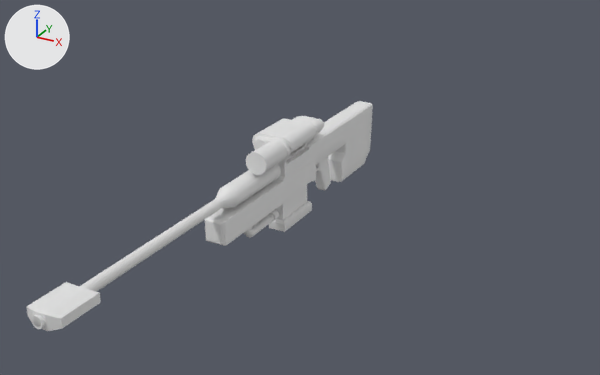
Before and after pictures for a commit that changed the Blender file srcs/meshs/Sniper_01.blend.
The view is the same before and after, from a camera (50 mm lens) standing at (1.6, -8.61, 3.84) and looking at (-3.21, 0.12, -0.52). Arrows for +X, +Y and +Z are at upper left; the lights stay in place.

Objects in the first picture: 'Canon', 'Cube', 'Cube.002', 'Cylindre'.
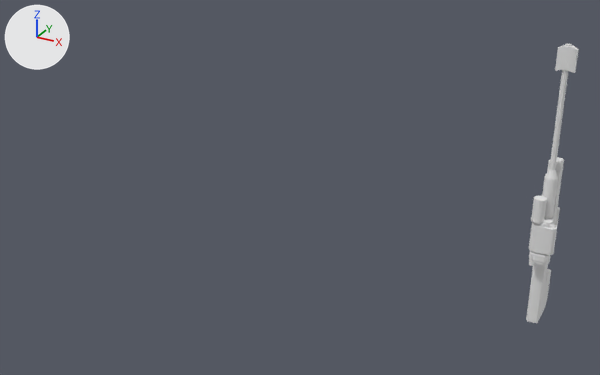
Diff of the bpy script that builds the scene:
```diff
--- a/srcs/meshs/Sniper_01.blend.py
+++ b/srcs/meshs/Sniper_01.blend.py
@@ me_cube @@
 # used by ob_cube; location = (-4.473, 1.282, -1.398); scale = (0.173, 1.37, 0.192)
-me_cube.from_pydata(...)  # 322 vertices, 312 faces; spans x -1.0..1.0, y -1.0..1.0, z -1.0..1.0
+me_cube.from_pydata(...)  # 2814 vertices, 2634 faces, 1 loose edge; spans x -2.28..1.92, y -3.4..2.66, z -3.75..4.8
+# me_cube part 1: 2476 vertices added at x -2.28..1.92, y -3.4..2.66, z -3.75..4.8
@@ ob_canon @@
-ob_canon = bpy.data.objects.new('Canon', me_cylindre)
-ob_canon.location = (0.0, -0.877, -1.013)
-ob_canon.rotation_euler = (1.571, 0.0, 0.0)  # degrees (90, 0, 0)
-ob_canon.scale = (0.08, 0.08, 0.08)
@@ ob_cube @@
 ob_cube = bpy.data.objects.new('Cube', me_cube)
-ob_cube.location = (-4.473, 1.282, -1.398)
-ob_cube.scale = (0.173, 1.37, 0.192)
+ob_cube.location = (0.0, 0.0, 0.0)
+ob_cube.rotation_euler = (1.571, 3.142, 0.0)  # degrees (90, 180, 0)
+ob_cube.scale = (0.0677, 0.534, 0.0751)
@@ ob_cylindre @@
-ob_cylindre = bpy.data.objects.new('Cylindre', me_cylindre_001)
-ob_cylindre.location = (0.0, 1.24, -1.822)
-ob_cylindre.rotation_euler = (-1.571, 0.0, 0.0)  # degrees (-90, 0, 0)
-ob_cylindre.scale = (0.0647, 0.0647, -0.355)
@@ ob_cube_002 @@
-ob_cube_002 = bpy.data.objects.new('Cube.002', me_cube_004)
-ob_cube_002.location = (0.0, 0.0, 0.0)
```

Location of each change, [x1, y1, x2, y2] in pixels of the pictures (600 x 375 px):
'Cube', reshaped, moved, turned, rescaled
    before: [205, 159, 316, 246]
    after: [526, 44, 579, 323]
'Cube.002', deleted
    before: [246, 101, 373, 232]
'Canon', deleted
    before: [27, 157, 331, 331]
'Cylindre', deleted
    before: [244, 209, 279, 238]
part 1 of me_cube, added
    after: [526, 44, 579, 323]
